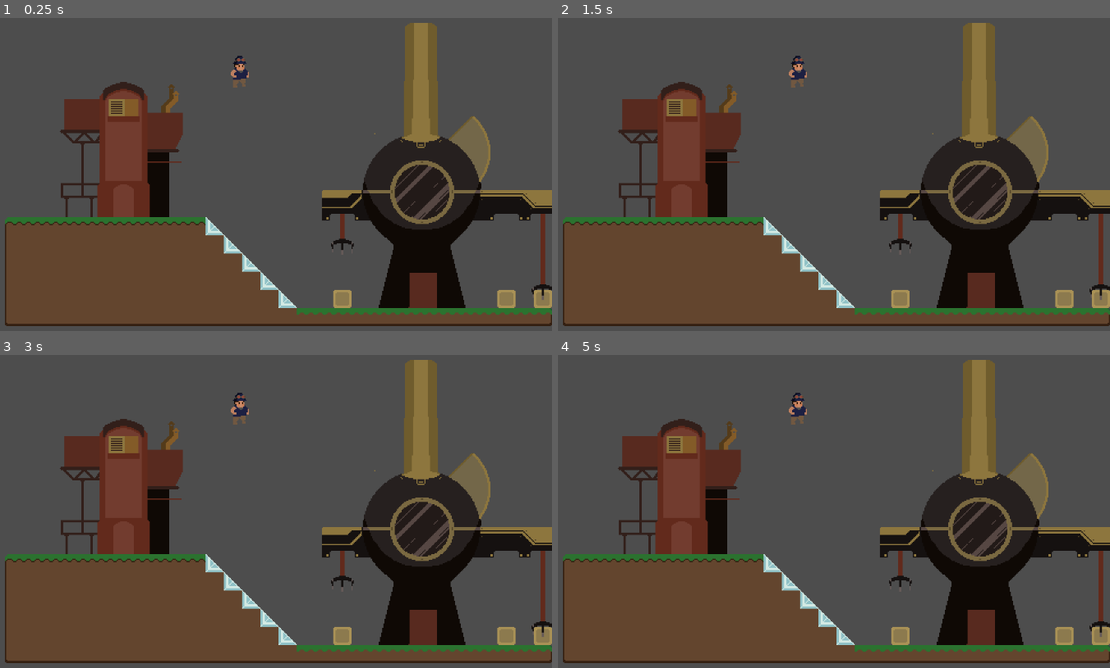
Above: before the commit, frames 1-4 (two rows, left to right).
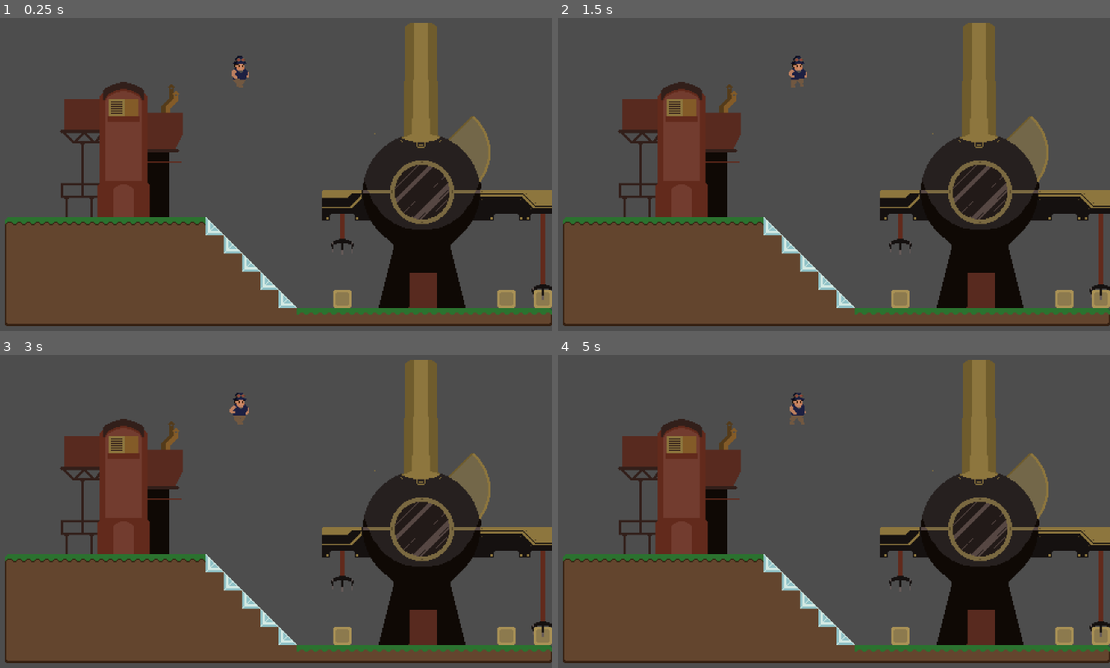
Above: after the commit, the same moments.

Repository: dethland/AFKGODOT
Game: Godot game, scene res://Tests/Testing/facility_play_ground.tscn
Two runs of this game, one before a commit and one after it. Both use one fixed random seed, a clock stepped at 60 frames per second and the inputs below. This scene is started directly instead of the project's main scene.
Inputs (mouse positions are in pixels of both pictures, inside the frame that each line leads up to):
- Up to frame 1 (0.25 s): no input
- Up to frame 2 (1.5 s): tap Enter (ui_accept) at 0.5, 0.77 s; move the mouse to (927, 149) at 0.52 s; click (927, 149) at 0.6 s; move the mouse to (651, 187) at 1.27 s; click (651, 187) at 1.35 s
- Up to frame 3 (3 s): tap Enter (ui_accept) at 1.52, 2, 2.75 s; move the mouse to (287, 423) at 2.02 s; click (287, 423) at 2.1 s; move the mouse to (193, 580) at 2.77 s; click (193, 580) at 2.85 s
- Up to frame 4 (5 s): tap Enter (ui_accept) at 3.02, 3.5, 3.77, 4.25, 4.52 s; move the mouse to (977, 561) at 3.52 s; click (977, 561) at 3.6 s; move the mouse to (585, 448) at 4.27 s; click (585, 448) at 4.35 s

The runs differ from the first frame. In frame 1, less than 0.1% of the frame differs, in the area x 41-45%, y 17-23%; in frame 2, nothing differs; in frame 3, 0.1%, in the area x 41-46%, y 12-23%; in frame 4, 0.1%.
Error in both runs: Invalid call. Nonexistent function 'get_amount' in base 'Nil'. (res://Scripts/BuildingRelated/Facility.gd:140)

Commit message:
Update Colonist.gd
chzzy code

Diff:
--- a/Game/Scripts/ColonistRelated/Colonist.gd
+++ b/Game/Scripts/ColonistRelated/Colonist.gd
@@ -38,6 +38,7 @@
 	return result
 
 
+
 # return true when arrive position
 func move_to(end_pos, delta):
 	var speed = 200
@@ -45,7 +46,8 @@
 	# snap to end position if colonist would move past
 	if abs(pos_diff) < speed * delta:
 		position.x = end_pos.x
-		get_node("AnimatedSprite2D").play("default")
+#		get_node("AnimatedSprite2D").play("default")
+
 		return true
 
 	if pos_diff > 0:
@@ -65,8 +67,10 @@
 
 # Called every frame. 'delta' is the elapsed time since the previous frame.
 func _process(delta):
+	get_node("AnimatedSprite2D").play("walk")
 	if workplace_id_ != null and first_time:
 		path = request_path(FS.get_facility_by_id(workplace_id_).colonist_spawn_position)
+		path = path.slice(-1) # manually
 		first_time = false
 		debug.path = path
 		debug.queue_redraw()
@@ -78,3 +82,9 @@
 
 	if is_arrived:
 		path.remove_at(0)
+
+
+
+
+func _ready():
+	get_node("AnimatedSprite2D").play("walk")
